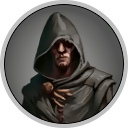
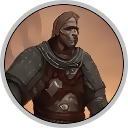
Before/after of a 128x128 layered artwork. What changed in the layer stack:
hid "assassin" over bbox(4, 4, 124, 124)
hid "bandit" over bbox(4, 4, 124, 124)
added layer "olav_laat" above "guntar_laat" over bbox(4, 4, 124, 124)
